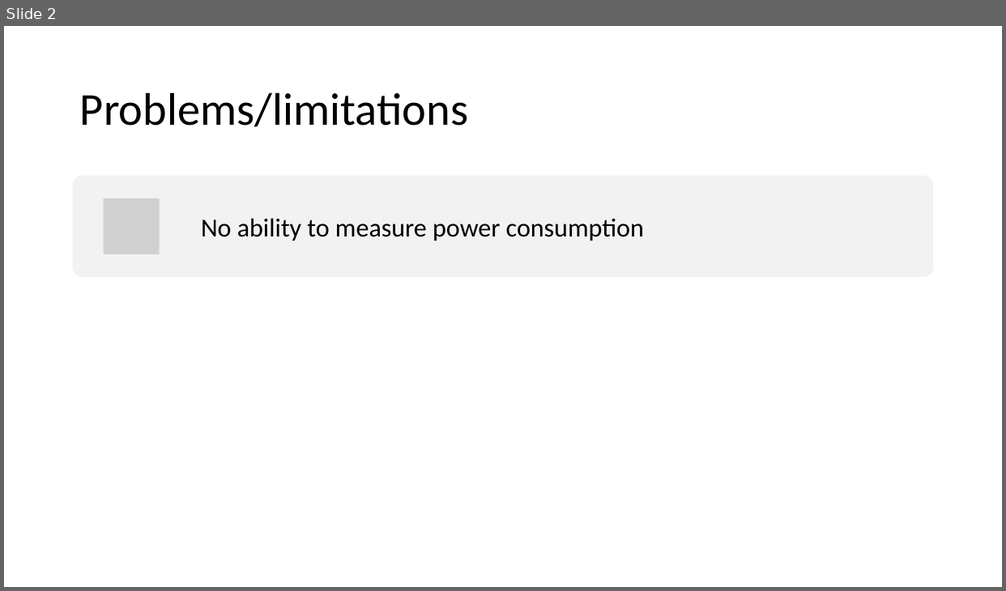
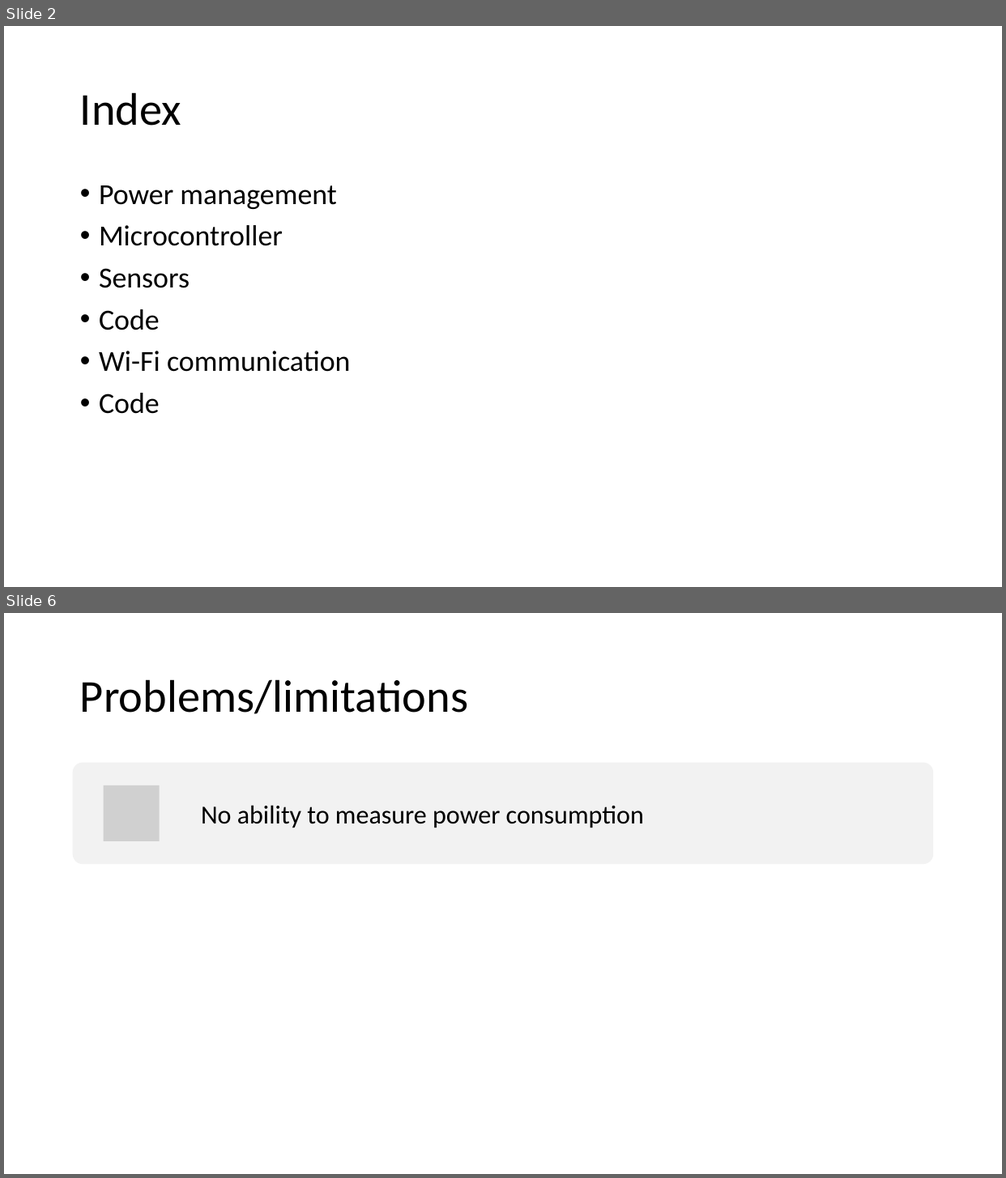
Before and after one commit to thomasf10/cosy_cafeteria, a slide deck: presentatie/tussentijdsepresentatie.pptx. Shown one above the other, each under a label of ours: slide 2 before the commit, slides 2 and 6 after it; the slides between them are not shown. The pictures are 1006x591 and 1006x1178 pixels, drawn with LibreOffice and Linux fonts; fonts in the diff are those of the drawing; grey boxes stand for pictures. Boxes give left, top, right and bottom in pixels: in the first picture for what was removed or moved away, otherwise in the second. Text is boxed around its words. In the diff, an @@ line names an element or a change of style, - is before the commit and + after.

Commit message:
toevoeging titel + index + power management aan ppt

```diff
--- a/presentatie/tussentijdsepresentatie.pptx
+++ b/presentatie/tussentijdsepresentatie.pptx
@@ slide 2 added at <box>4,26,1002,587</box>, background #FFFFFF @@
@@ title added at <box>80,92,181,126</box>, 44 pt, text #000000 @@
+Index
@@ text added at <box>99,186,351,414</box>, 28 pt, text #000000 @@
+• Power management
+• Microcontroller
+• Sensors
+• Code
+• Wi-Fi communication
+• Code
@@ what was slide 2 is now slide 6 @@
```
Also in this commit, not shown: 2 slides changed, 3 other slides added, 5 other files.
